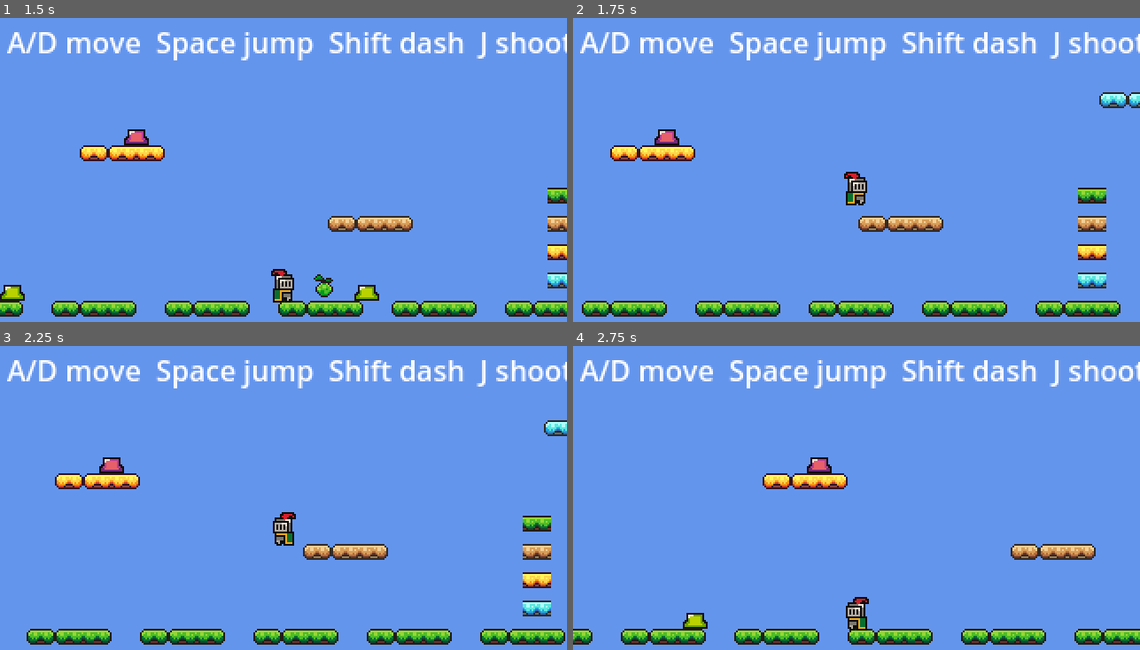
Above: before the commit, frames 1-4 (two rows, left to right).
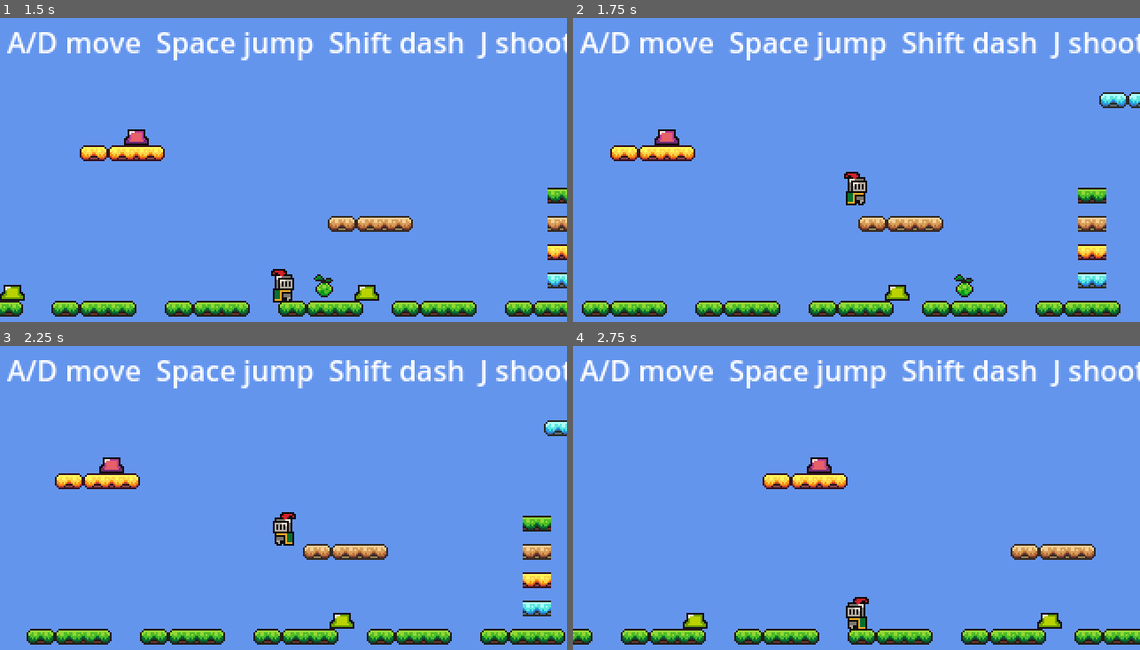
Above: after the commit, the same moments.

Repository: SolutionsByCarson/ScratchPad
Game: Godot game, scene res://scenes/main.tscn
The game is run twice, just before and just after one commit, with the same random seed, the same clock (stepped at 60 frames per second) and the same inputs.
Inputs:
- Up to frame 1 (1.5 s): hold D (move_right) from 0.53 s (still down); tap Shift (dash) at 0.6 s; tap Space (jump) at 0.77 s; tap J (shoot) at 1.35 s
- Up to frame 2 (1.75 s): keep holding D (move_right); tap Space (jump) at 1.52 s
- Up to frame 3 (2.25 s): release D (move_right) at 2.03 s; hold A (move_left) from 2.03 s (still down); tap Shift (dash) at 2.1 s
- Up to frame 4 (2.75 s): keep holding A (move_left)

Frame 1 is identical in both runs. In frame 2, 0.4% of the frame differs, in the area x 55-71%, y 84-94%; in frame 3, 0.2%; in frame 4, 0.2%.
Error after the commit: Parse Error: Cannot infer the type of "dx" variable because the value doesn't have a set type. (res://scripts/slime.gd:34)

Commit message:
Slime AI: wander randomly, chase player when within 80px
Slimes now move horizontally. They pick a random direction (-1, 0, +1)
every 1-3 seconds and pace within +/- 48px of their starting x. When
the player gets within 80px (Euclidean), they switch to chase mode and
move toward the player at 56 px/s (vs 24 px/s wandering). Sprite flips
to face direction. Position is clamped to world bounds (16, 944) so
they don't escape past edge walls.

Co-Authored-By: Claude Opus 4.7 (1M context) <noreply@anthropic.com>

Diff:
--- a/scripts/slime.gd
+++ b/scripts/slime.gd
@@ -1,17 +1,72 @@
 extends Area2D
 
 const HURT_COOLDOWN := 0.6
+const WANDER_SPEED := 24.0
+const CHASE_SPEED := 56.0
+const DETECT_RADIUS := 80.0
+const WORLD_MIN_X := 16.0
+const WORLD_MAX_X := 944.0
+
+@onready var sprite: Sprite2D = $Sprite2D
 
 var _hurt_cooldown_left := 0.0
+var _wander_direction := 0
+var _wander_change_left := 0.0
+var _initial_x := 0.0
+var _wander_radius := 48.0
 
 
 func _ready() -> void:
 	add_to_group("enemy")
 	body_entered.connect(_on_body_entered)
+	_initial_x = position.x
+	_pick_new_wander_direction()
 
 
 func _process(delta: float) -> void:
 	_hurt_cooldown_left = max(0.0, _hurt_cooldown_left - delta)
+
+	var player := get_tree().get_first_node_in_group("player")
+	var move_dir := 0.0
+	var speed := WANDER_SPEED
+
+	if player != null:
+		var dx := player.global_position.x - global_position.x
+		var dy := player.global_position.y - global_position.y
+		var dist_sq := dx * dx + dy * dy
+		if dist_sq < DETECT_RADIUS * DETECT_RADIUS:
+			move_dir = signf(dx)
+			speed = CHASE_SPEED
+		else:
+			move_dir = _update_wander(delta)
+	else:
+		move_dir = _update_wander(delta)
+
+	position.x += move_dir * speed * delta
+	position.x = clamp(position.x, WORLD_MIN_X, WORLD_MAX_X)
+
+	if move_dir != 0.0:
+		sprite.flip_h = move_dir < 0.0
+
+
+func _update_wander(delta: float) -> float:
+	_wander_change_left -= delta
+	if _wander_change_left <= 0.0:
+		_pick_new_wander_direction()
+
+	var bound_min := _initial_x - _wander_radius
+	var bound_max := _initial_x + _wander_radius
+	if position.x <= bound_min:
+		_wander_direction = 1
+	elif position.x >= bound_max:
+		_wander_direction = -1
+
+	return float(_wander_direction)
+
+
+func _pick_new_wander_direction() -> void:
+	_wander_change_left = randf_range(1.0, 3.0)
+	_wander_direction = [-1, 0, 1].pick_random()
 
 
 func _on_body_entered(body: Node) -> void:
